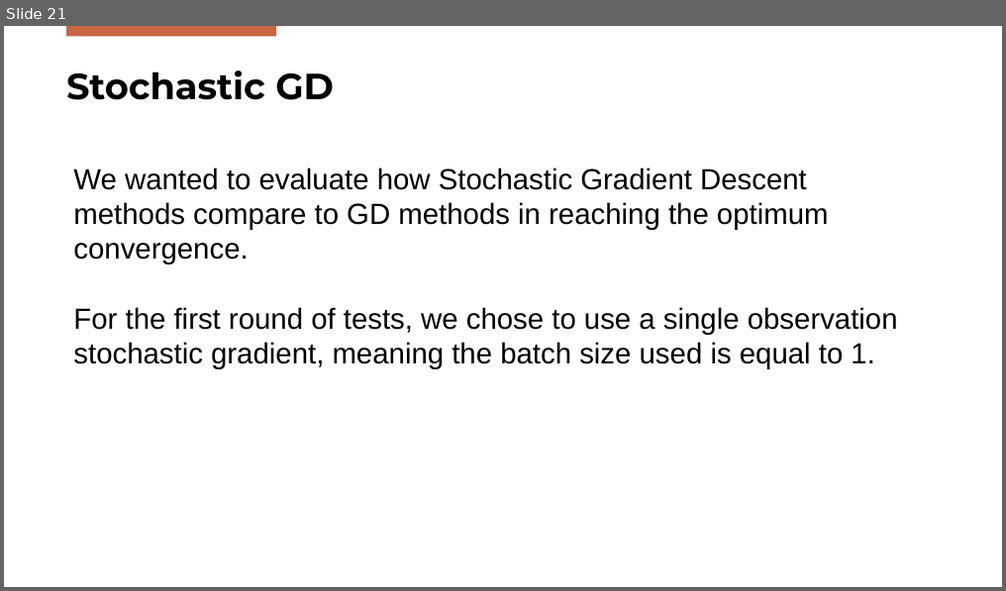
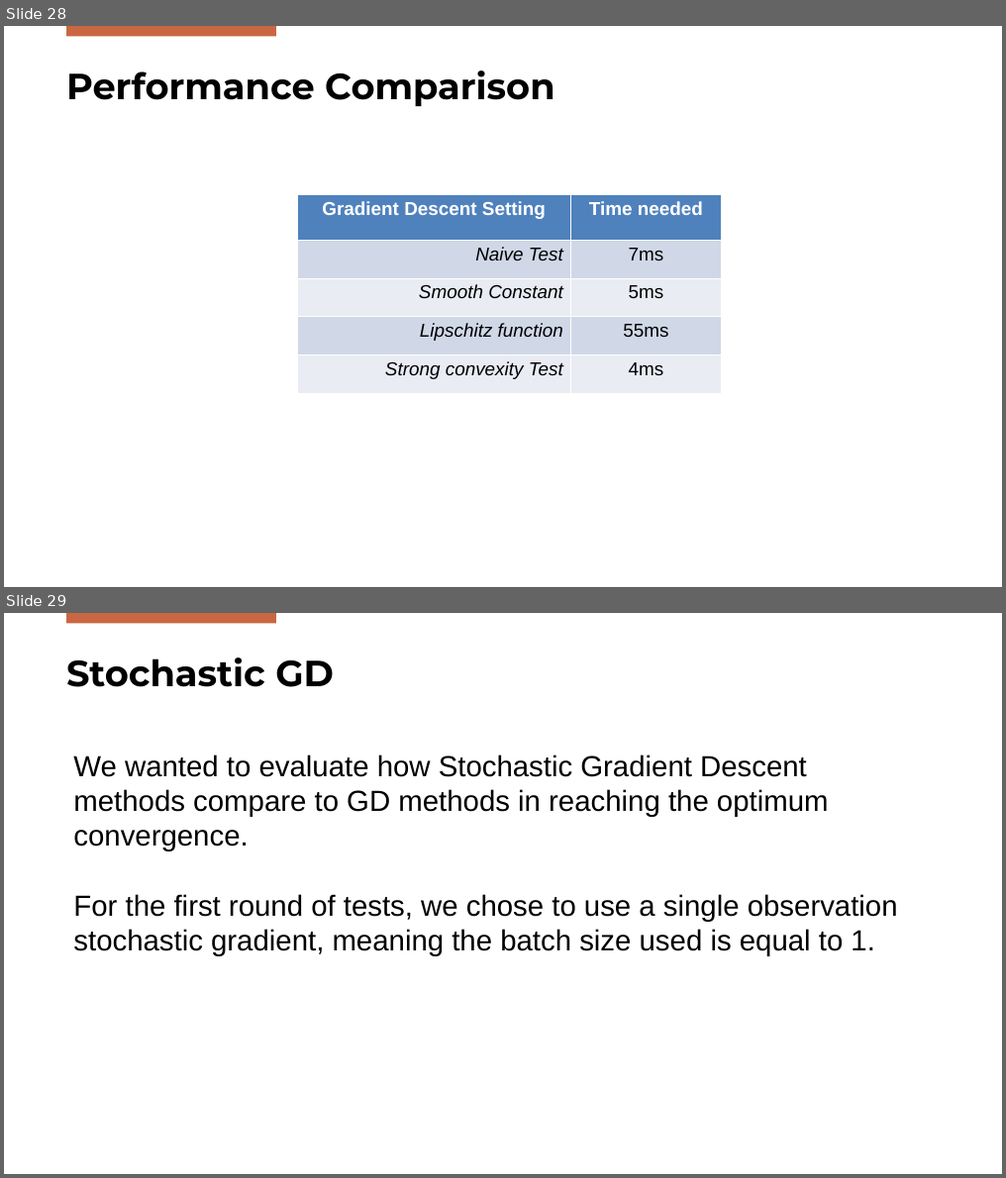
Before and after one commit to FilippoBolis/OptimizationProject_2025, a slide deck: Ppt/Optimization.pptx. Shown one above the other, each under a label of ours: slide 21 before the commit, slides 28 and 29 after it. The pictures are 1006x591 and 1006x1178 pixels, drawn with LibreOffice and Linux fonts; fonts in the diff are those of the drawing; background and template pictures are left out. Boxes give left, top, right and bottom in pixels: in the first picture for what was removed or moved away, otherwise in the second. Text is boxed around its words. In the diff, an @@ line names an element or a change of style, - is before the commit and + after.

```diff
--- a/Ppt/Optimization.pptx
+++ b/Ppt/Optimization.pptx
@@ slide 28 added at (4, 26, 1002, 587), background #FFFFFF; not listed: 1 template element that a slide beside it also shows @@
@@ title added at (66, 71, 554, 106), 35 pt, text #000000, bold @@
+Performance Comparison
@@ table added at (297, 194, 722, 394), 5 rows, 2 columns @@
+Gradient Descent Setting | Time needed
+Naive Test | 7ms
+Smooth Constant | 5ms
+Lipschitz function | 55ms
+Strong convexity Test | 4ms
@@ what was slide 21 is now slide 29 @@
```
Also in this commit, not shown: 13 other slides added, 1 slide removed, 1 other file.
